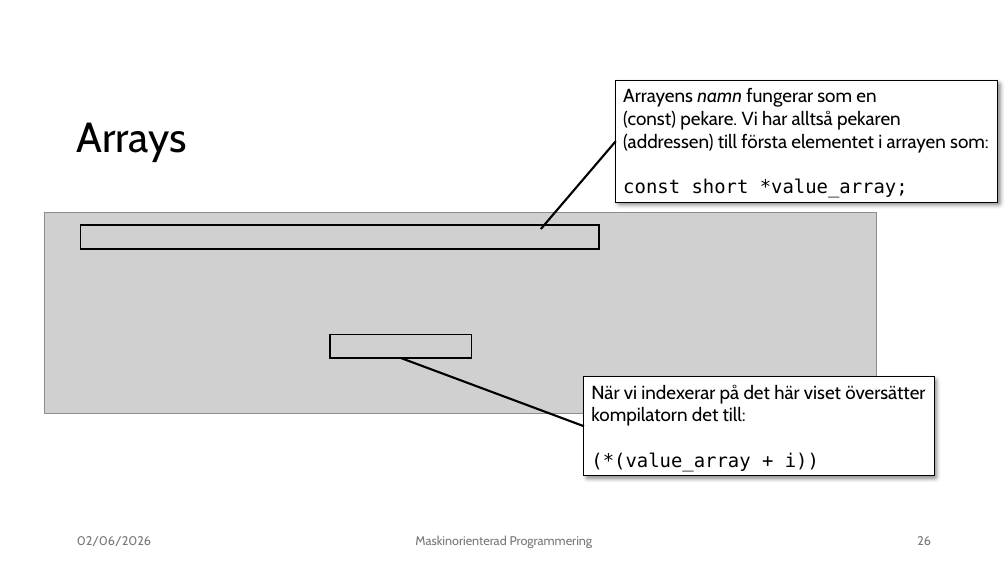
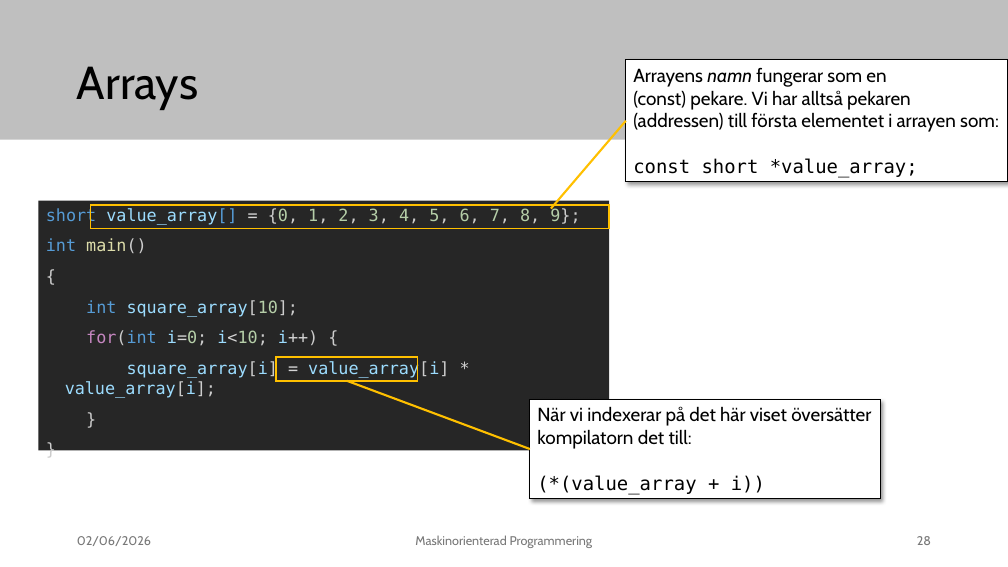
Before and after one commit to elias-at-chalmers/mop-lecture_notes-mirror, a slide deck: slide 28 of slides/lecture06_pointers_and_sync.pptx (slide 26 before the commit). Drawn at 1008x567 pixels with LibreOffice and Linux fonts; fonts in the diff are those of the drawing; grey boxes stand for pictures. Boxes give left, top, right and bottom in pixels: in the first picture for what was removed or moved away, otherwise in the second. Text is boxed around its words. In the diff, an @@ line names an element or a change of style, - is before the commit and + after.

```diff
--- a/slides/lecture06_pointers_and_sync.pptx
+++ b/slides/lecture06_pointers_and_sync.pptx
@@ rectangle added at (0, 0, 1008, 140), fill #BFBFBF @@
@@ title "Arrays": place and size @@
-title "Arrays" at (77, 122, 187, 162)
+title "Arrays" at (77, 66, 198, 110)
@@ title "Arrays" at (77, 66, 198, 110): size 40 to 44 pt; less space between paragraphs; vertical alignment top to middle @@
@@ 2 rectangles, 1 line: place and size @@
-2 rectangles, 1 line at (80, 80, 998, 249)
+2 rectangles, 1 line at (91, 60, 1008, 228)
@@ line (551, 209) - (626, 121): stroke #000000 2 pt to #FFC000 2 pt @@
@@ rectangle added at (39, 200, 609, 450), fill #262626, 16 pt, text #9CDCFE @@
+short value_array[] = {0, 1, 2, 3, 4, 5, 6, 7, 8, 9};
+int main()
+{
+int square_array[10];
+for(int i=0; i<10; i++) {
+square_array[i] = value_array[i] * value_array[i];
+}
+}
@@ rectangle at (91, 205, 609, 228): outline #000000 1.5 pt to #FFC000 1.5 pt @@
@@ picture removed at (45, 212, 876, 413) @@
@@ rectangle at (276, 357, 417, 380): outline #000000 1.5 pt to #FFC000 1.5 pt @@
@@ rectangle: place and size @@
-rectangle at (330, 334, 472, 358)
+rectangle at (276, 357, 417, 380)
@@ line moved from (401, 358) - (584, 426) to (347, 381) - (530, 449) @@
@@ line (347, 381) - (530, 449): stroke #000000 2 pt to #FFC000 2 pt @@
@@ rectangle "När vi indexerar på det ...": place and size @@
-rectangle "När vi indexerar på det ..." at (584, 377, 935, 476)
+rectangle "När vi indexerar på det ..." at (530, 399, 881, 498)
@@ page number at (917, 536, 931, 545): text changed @@
-26
+28
```
Also in this commit, not shown: 5 other slides changed, 2 slides added, 2 slides removed.
